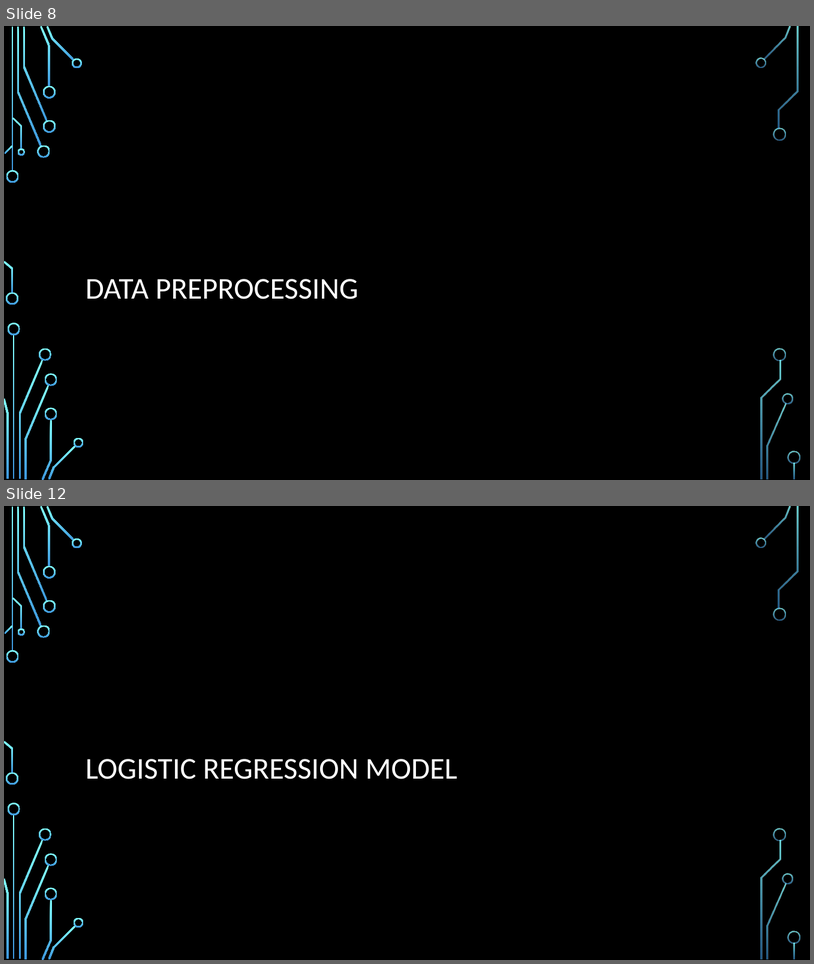
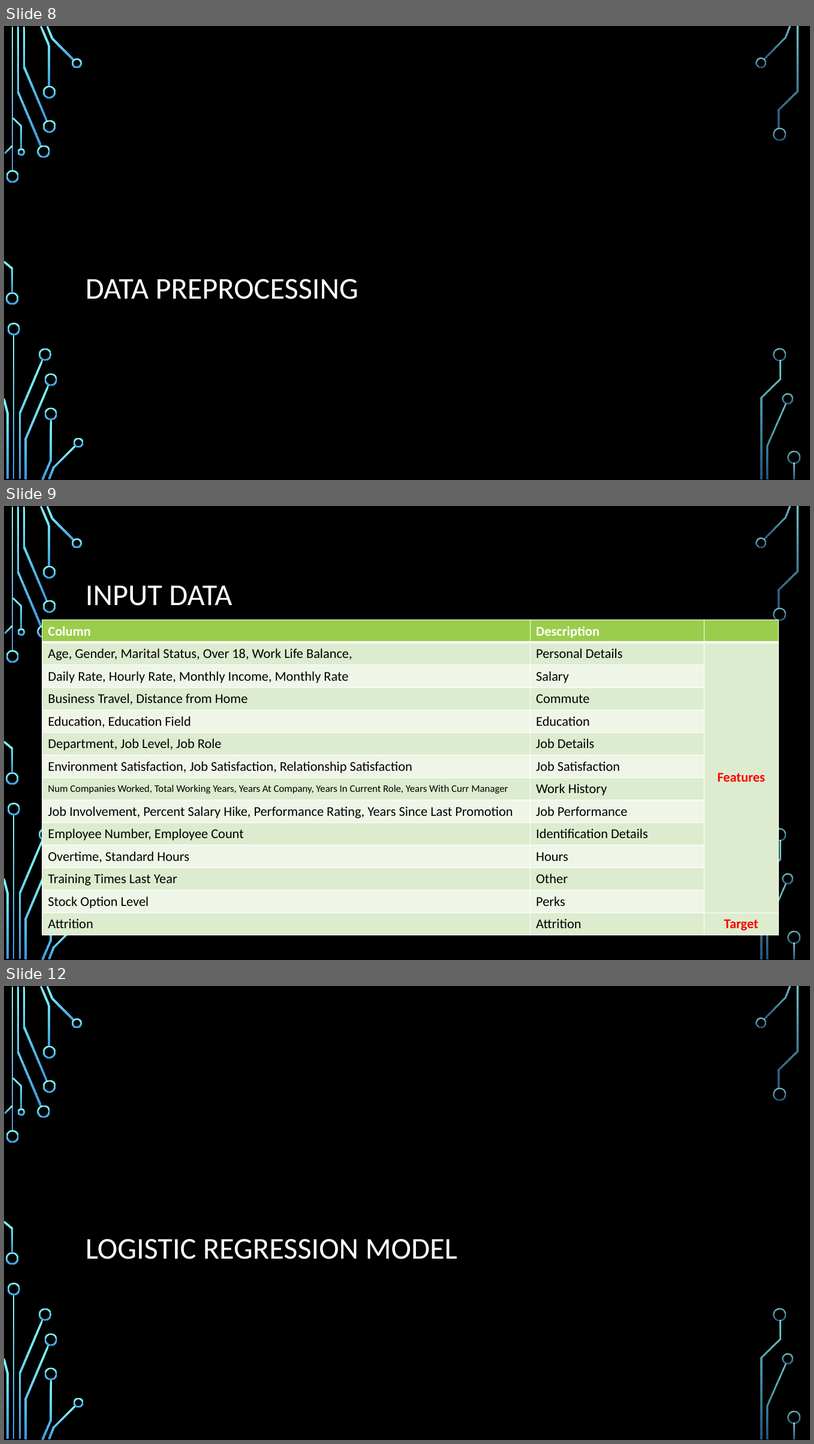
Before and after one commit to ddaniel2024/Project-4, a slide deck: Employee Attrition Prediction Presentation.pptx. Shown one above the other, each under a label of ours: slides 8 and 12 before the commit, slides 8, 9 and 12 after it; the slides between them are not shown. The pictures are 814x964 and 814x1444 pixels, drawn with LibreOffice and Linux fonts; fonts in the diff are those of the drawing; background and template pictures are left out. Boxes give left, top, right and bottom in pixels: in the first picture for what was removed or moved away, otherwise in the second. Text is boxed around its words. In the diff, an @@ line names an element or a change of style, - is before the commit and + after.

Commit message:
working on slides

```diff
--- a/Employee Attrition Prediction Presentation.pptx
+++ b/Employee Attrition Prediction Presentation.pptx
@@ slide 9 added at [4, 506, 810, 960], background picture (left out); not listed: 36 template elements that a slide beside it also shows @@
@@ title added at [86, 585, 232, 606], 36 pt, text #FFFFFF @@
+INPUT DATA
@@ table added at [42, 620, 779, 933], 14 rows, 3 columns @@
+Column | Description | 
+Age, Gender, Marital Status, Over 18, Work Life Balance, | Personal Details | Features
+Daily Rate, Hourly Rate, Monthly Income, Monthly Rate | Salary | 
+Business Travel, Distance from Home | Commute | 
+Education, Education Field | Education | 
+Department, Job Level, Job Role | Job Details | 
+Environment Satisfaction, Job Satisfaction, Relationship Satisfaction | Job Satisfaction | 
+Num Companies Worked, Total Working Years, Years At Company, Years In Current Role, Years With Curr Manager | Work History | 
+Job Involvement, Percent Salary Hike, Performance Rating, Years Since Last Promotion | Job Performance | 
+Employee Number, Employee Count | Identification Details | 
+Overtime, Standard Hours | Hours | 
+Training Times Last Year | Other | 
+Stock Option Level | Perks | 
+Attrition | Attrition | Target
```
Also in this commit, not shown: 2 other slides added, 5 slides removed, 1 other file.
